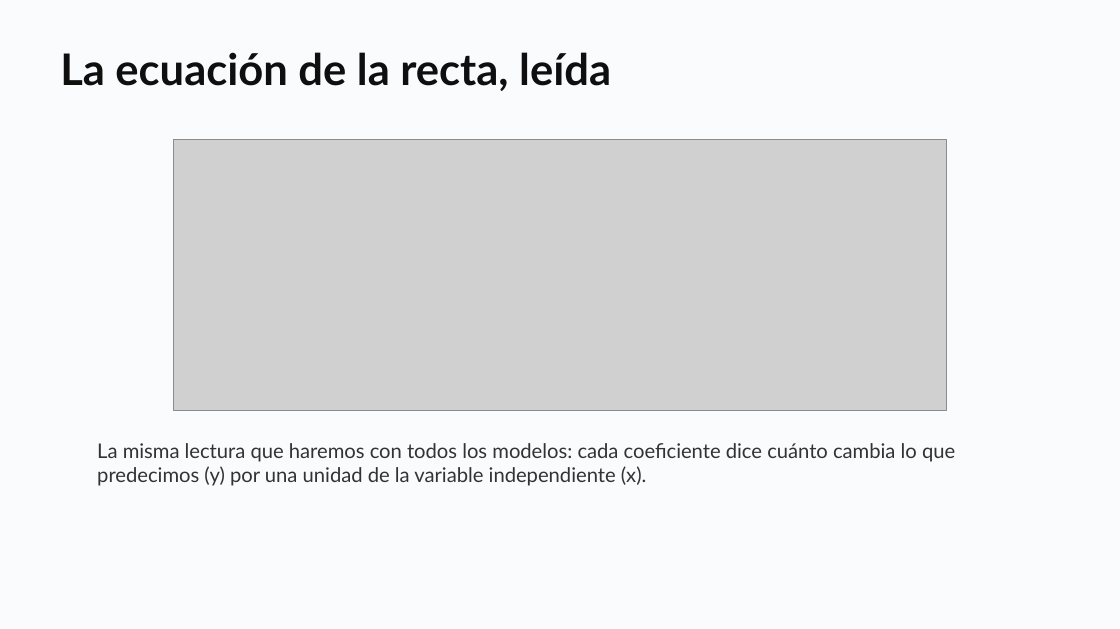
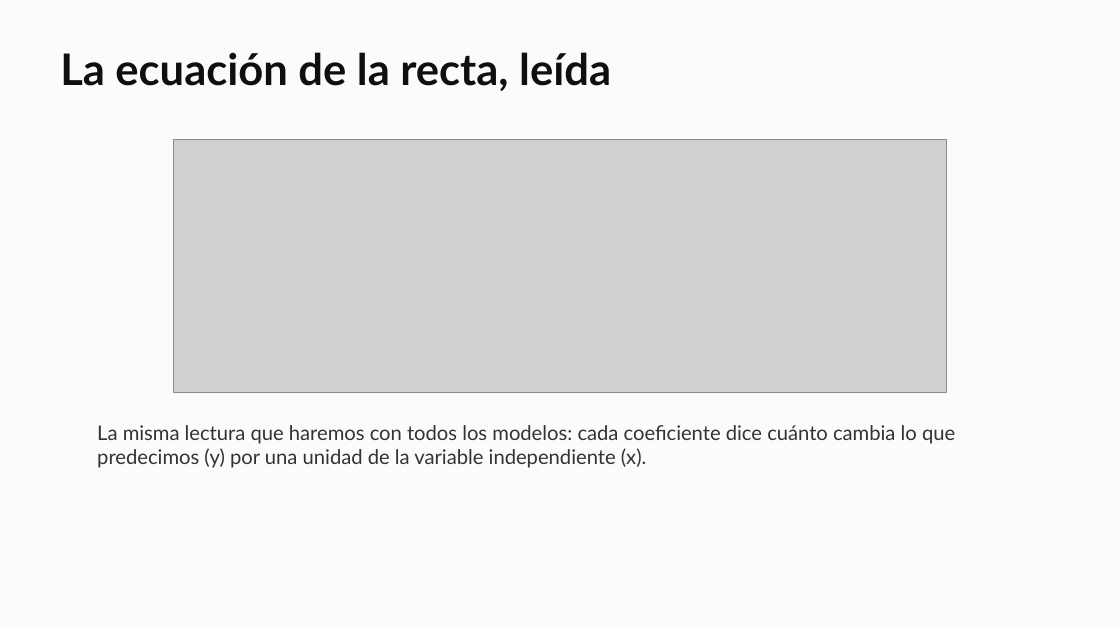
Before and after one commit to daniopitz/cienciadatos, a slide deck: slide 19 of presentaciones/clase04_regresion.pptx. Drawn at 1120x629 pixels with LibreOffice and Linux fonts; fonts in the diff are those of the drawing; grey boxes stand for pictures. Boxes give left, top, right and bottom in pixels: in the first picture for what was removed or moved away, otherwise in the second. Text is boxed around its words. In the diff, an @@ line names an element or a change of style, - is before the commit and + after.

```diff
--- a/presentaciones/clase04_regresion.pptx
+++ b/presentaciones/clase04_regresion.pptx
@@ picture: place and size @@
-picture at bbox=[174, 140, 946, 411]
+picture at bbox=[174, 140, 946, 393]
@@ text "La misma lectura que haremos ...": place and size @@
-text "La misma lectura que haremos ..." at bbox=[97, 443, 955, 486]
+text "La misma lectura que haremos ..." at bbox=[97, 425, 955, 468]
```
Also in this commit, not shown: 2 other slides changed, 1 other file.
